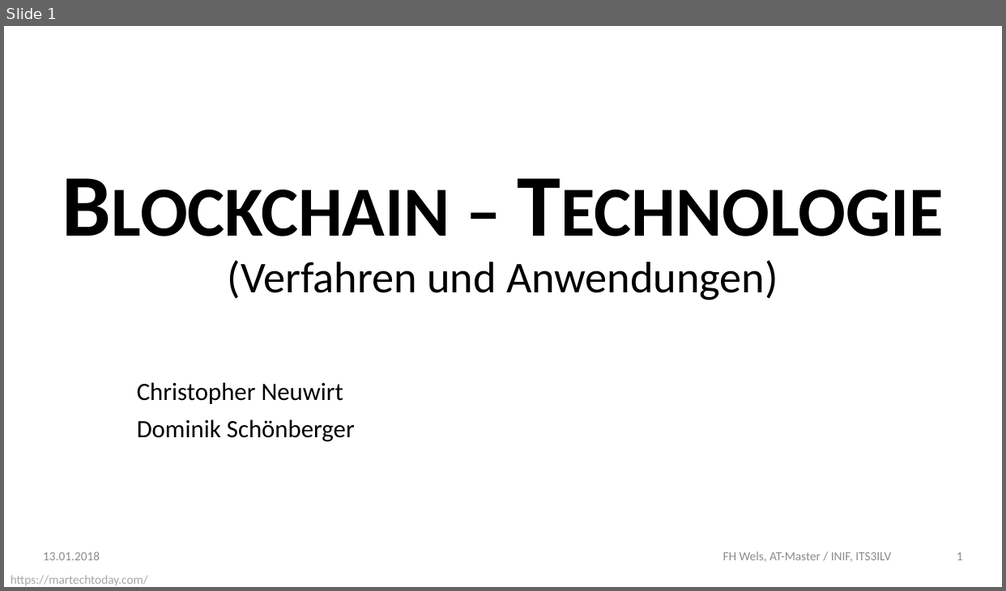
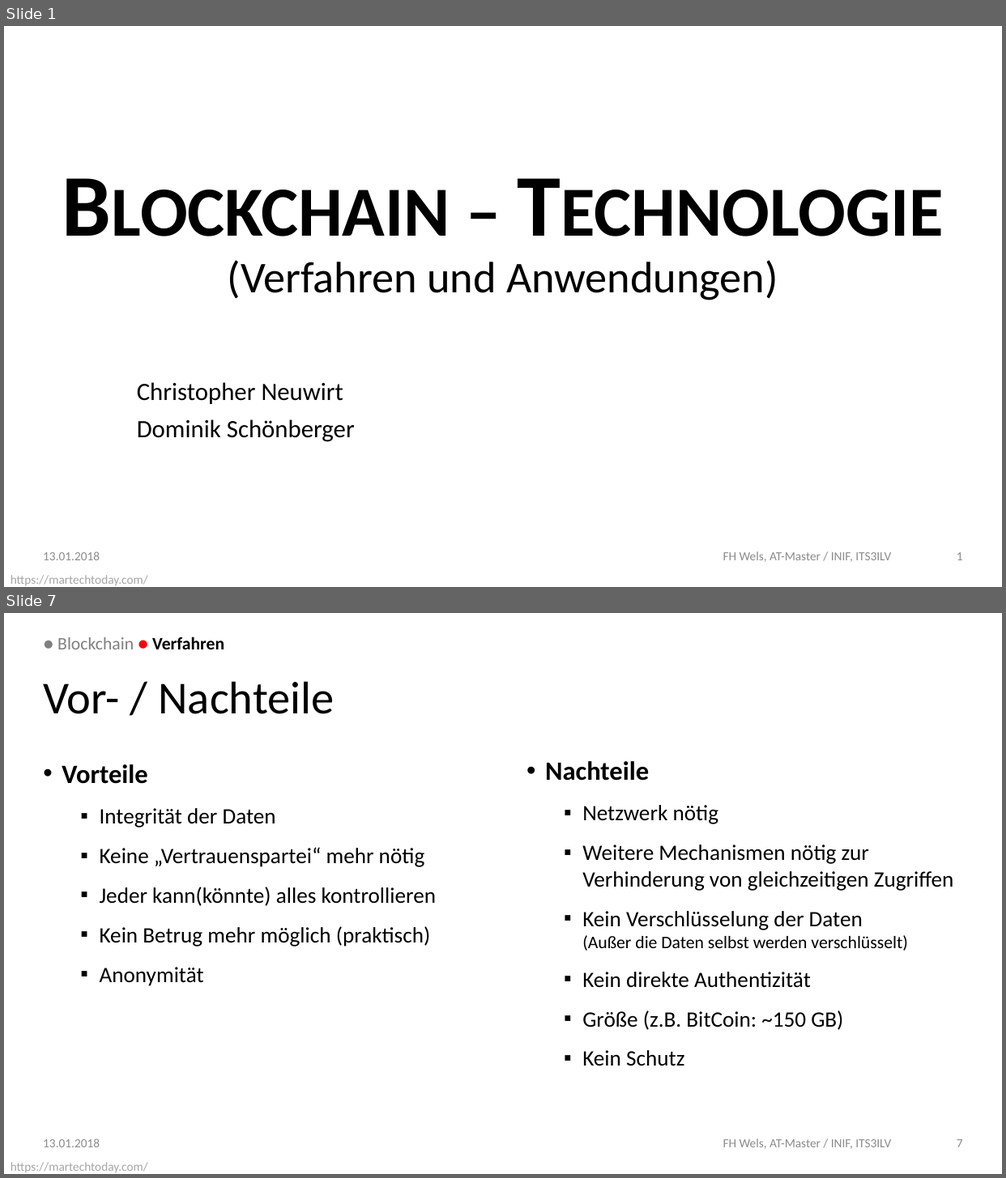
Before and after one commit to DoSchoe/ITS, a slide deck: Präsentation/Blockchain – Technologie.pptx. Shown one above the other, each under a label of ours: slide 1 before the commit, slides 1 and 7 after it; the slides between them are not shown. The pictures are 1006x591 and 1006x1178 pixels, drawn with LibreOffice and Linux fonts; fonts in the diff are those of the drawing; background and template pictures are left out. Boxes give left, top, right and bottom in pixels: in the first picture for what was removed or moved away, otherwise in the second. Text is boxed around its words. In the diff, an @@ line names an element or a change of style, - is before the commit and + after.

```diff
--- a/Präsentation/Blockchain – Technologie.pptx
+++ b/Präsentation/Blockchain – Technologie.pptx
@@ slide 7 added at [4,613,1002,1174], background picture (left out); not listed: 1 template element that a slide beside it also shows @@
@@ text added at [57,636,224,649], 16 pt, text #808080 @@
+● Blockchain ● Verfahren
@@ title added at [43,681,334,714], 41.6 pt, text #000000 @@
+Vor- / Nachteile
@@ text added at [62,764,437,986], 20 pt, text #000000 @@
+• Vorteile
+  ▪ Integrität der Daten
+  ▪ Keine „Vertrauenspartei“ mehr nötig
+  ▪ Jeder kann(könnte) alles kontrollieren
+  ▪ Kein Betrug mehr möglich (praktisch)
+  ▪ Anonymität
@@ text added at [545,761,954,1067], 20 pt, text #000000 @@
+• Nachteile
+  ▪ Netzwerk nötig
+  ▪ Weitere Mechanismen nötig zur Verhinderung von gleichzeitigen Zugriffen
+  ▪ Kein Verschlüsselung der Daten
+    (Außer die Daten selbst werden verschlüsselt)
+  ▪ Kein direkte Authentizität
+  ▪ Größe (z.B. BitCoin: ~150 GB)
+  ▪ Kein Schutz
@@ text added at [43,1139,100,1148], 11.3 pt, text #8C8C8C @@
+13.01.2018
@@ text added at [723,1139,891,1149], 11.3 pt, text #8C8C8C @@
+FH Wels, AT-Master / INIF, ITS3ILV
@@ page number added at [957,1139,963,1148], 11.3 pt, text #8C8C8C @@
+7
```
Also in this commit, not shown: 6 slides changed, 3 other slides added, 2 other files.
